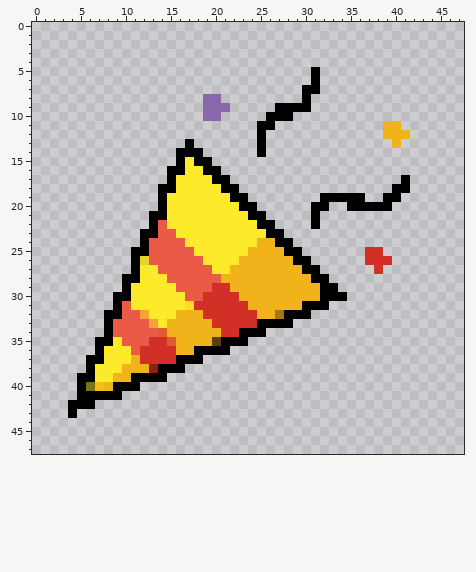
File history of a pixel-art sprite, src/assets/CheerBoost.png. Above: the version before the commit.
The file is 48x48 pixels. Colours within 5 levels of each other are drawn and written as one.
Now the later version:
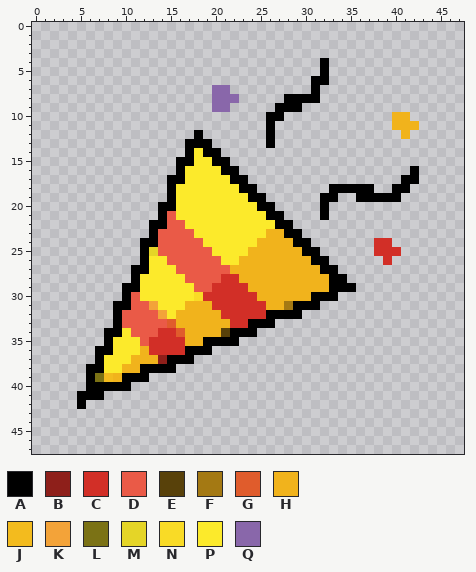
Palette (. is transparent): A #000000  B #8e1f1a  C #d22f27  D #ea5a47  E #58410a  F #a47913  G #e05c2c  H #f1b31c  J #f3bb1e  K #f3a339  L #7b7215  M #e5d527  N #f9db26  P #fcea2b  Q #8967aa
Diff:
Changed rows in their new state; - is an unchanged pixel.
first column x 4:
 4 ----------------------------A----------
 5 ---------------------------.A----------
 6 ----------------------------A----------
 7 ----------------QQ--------.------------
 8 ---------------.-QQ-----AA-A-----------
 9 ---------------.----------.------------
10 ---------------..-------.-----------HH-
11 ---------------------.-------------.-HH
12 --------------A------.A------------..--
13 --------------AA-----.A-------------.--
14 ------------.-PAA----.-----------------
15 -------------APPAA---------------------
16 -----------.---PPAA-------------------A
17 ------------A---PPAA------------------A
18 ----------.------PPAA--------AAAAA-----
19 ----------.A------PPAA--------..-AA----
20 -----------A-------PPAA----.---.....---
21 ---------.-D--------PPAA---.A----------
22 ----------ADD--------PPAA--.-----------
23 --------.---DD--------HHAA-------------
24 ---------A---DD--------HHAA-------CC---
25 -------.-M----DD--------HHAA-----.-CC--
26 -------.APP----DD--------HHAA----..----
27 --------A-PP----DD--------HHAA----.----
28 ------.----PP----CC--------HHAA--------
29 -------A----PP----CC--------H-AA-------
30 -----.-D-----PN----CC------A--.--------
31 ------ADDK---HHH----CC--FA--.----------
32 ----.---DDK----HH----CAA--.------------
33 ----.A---DDG----HH--A--..--------------
34 -----AP---CCG----EA--.-----------------
35 ---.--PP---CC--AA--.-------------------
36 ----A--PH---CA--..---------------------
37 --.-----HHBA--.------------------------
38 ---A----AA--.--------------------------
39 -.-LJ-A--..----------------------------
40 -.AAA--.-------------------------------
41 ----..---------------------------------
42 .-.------------------------------------
43 .--------------------------------------
Where, in picture pixels (left, top, right, bottom), the same in both pictures:
changed: (68, 58, 419, 418)
